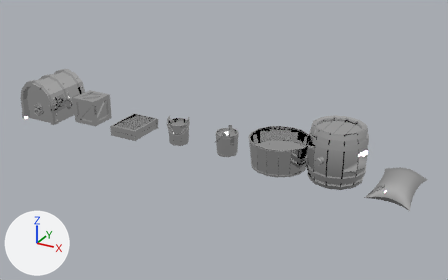
One commit to the FBX model Assets/Art/Models/Environment/Containers.fbx: the scene before it, then after it.
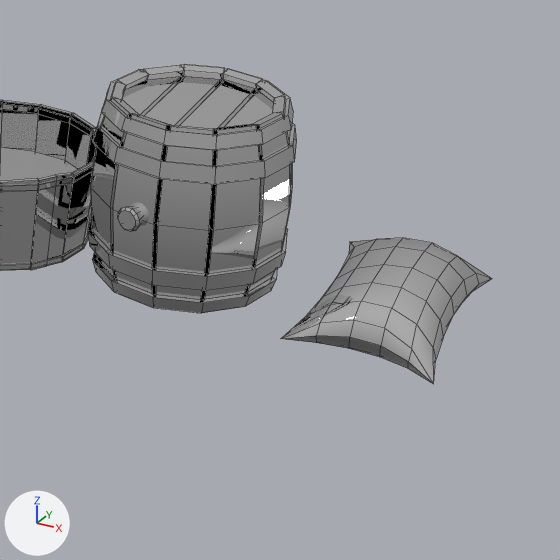
Each version is shown whole from a 50 mm camera at (11.76, -1.76, 4.62) aimed at (6.88, 7.11, 0.19), then close up on the part from 62% to 100% of the width and 34% to 94% of the height. Every picture has the same lights, and +X, +Y and +Z are marked at lower left. The close-ups show mesh edges as thin lines. Where no turn or scale is listed for an object, it has been applied to the vertices.

Names of what the first close-up shows: 'Barrel', 'Sack', 'WaterBasin', 'WaterBasinWater'.
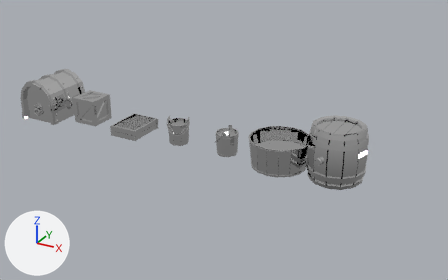
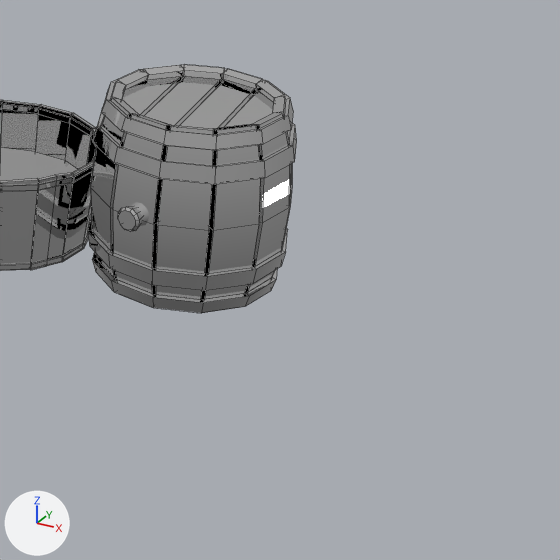
Location of each change, [x1, y1, x2, y2] in pixels of the close-ups (560 x 560 px):
'Sack', deleted: before [281, 238, 492, 384]

The change in detail:
Object 'Sack' (ob_sack) is deleted.
